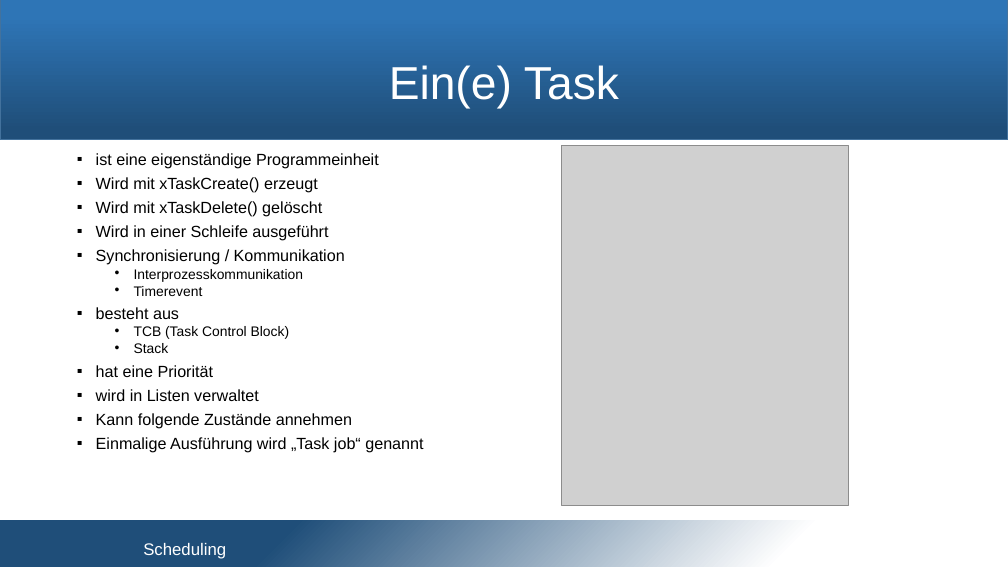
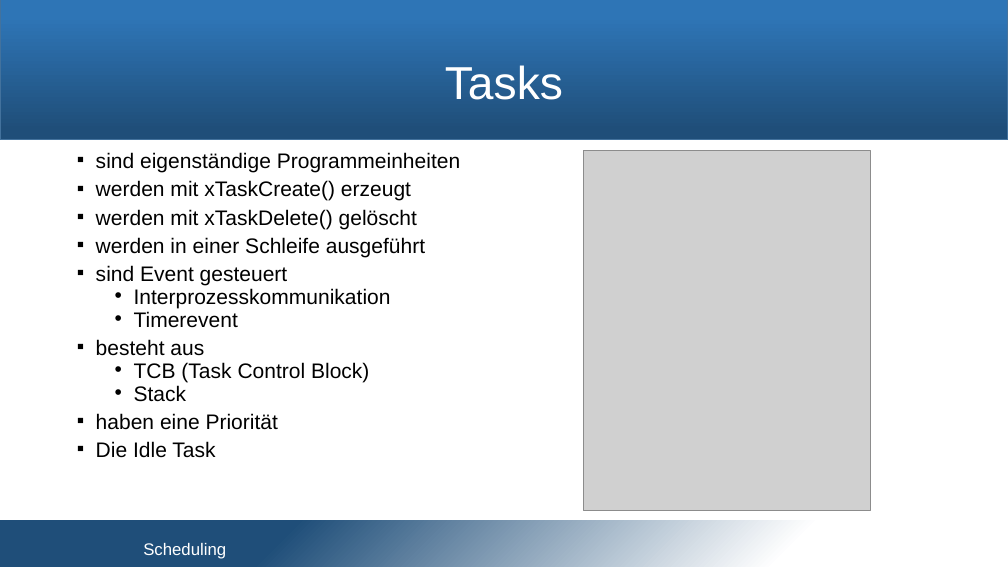
Before and after one commit to snobz/Seminar_BS_2017, a slide deck: slide 8 of Päsi/Seminar Betriebssysteme.pptx. Drawn at 1008x567 pixels with LibreOffice and Linux fonts; fonts in the diff are those of the drawing; grey boxes stand for pictures; background and template pictures are left out. Boxes give left, top, right and bottom in pixels: in the first picture for what was removed or moved away, otherwise in the second. Text is boxed around its words. In the diff, an @@ line names an element or a change of style, - is before the commit and + after.

```diff
--- a/Päsi/Seminar Betriebssysteme.pptx
+++ b/Päsi/Seminar Betriebssysteme.pptx
@@ title at [445, 65, 563, 100]: text changed @@
-Ein(e) Task
+Tasks
@@ text at [96, 152, 460, 285]: text changed; size 15.4 to 20 pt @@
-▪ ist eine eigenständige Programmeinheit
-▪ Wird mit xTaskCreate() erzeugt
-▪ Wird mit xTaskDelete() gelöscht
-▪ Wird in einer Schleife ausgeführt
-▪ Synchronisierung / Kommunikation
+▪ sind eigenständige Programmeinheiten
+▪ werden mit xTaskCreate() erzeugt
+▪ werden mit xTaskDelete() gelöscht
+▪ werden in einer Schleife ausgeführt
+▪ sind Event gesteuert
@@ picture: place and size @@
-picture at [562, 145, 848, 505]
+picture at [584, 150, 870, 510]
@@ text at [96, 288, 391, 402]: size 13.2 to 20 pt in "Interprozesskommunikation", "Timerevent", "TCB (Task Control Block)", "Stack"; size 15.4 to 20 pt in "besteht aus" @@
@@ text at [96, 413, 278, 458]: text changed; size 15.4 to 20 pt @@
-▪ hat eine Priorität
-▪ wird in Listen verwaltet
-▪ Kann folgende Zustände annehmen
-▪ Einmalige Ausführung wird „Task job“ genannt
+▪ haben eine Priorität
+▪ Die Idle Task
```
Also in this commit, not shown: 1 other slide changed, 5 slides added, 2 slides removed, 2 other files.
